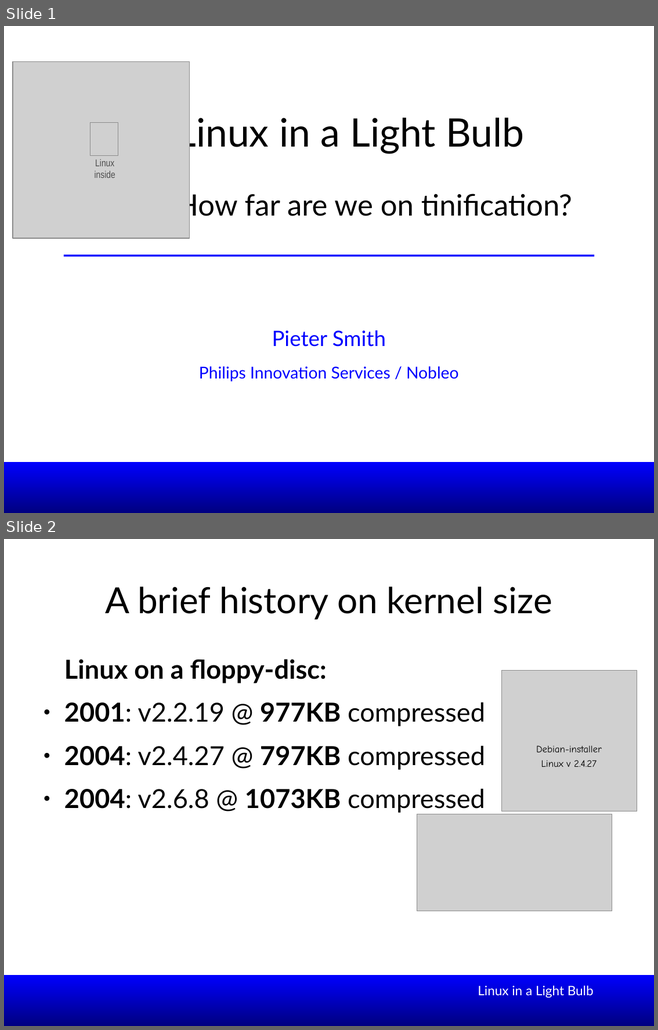
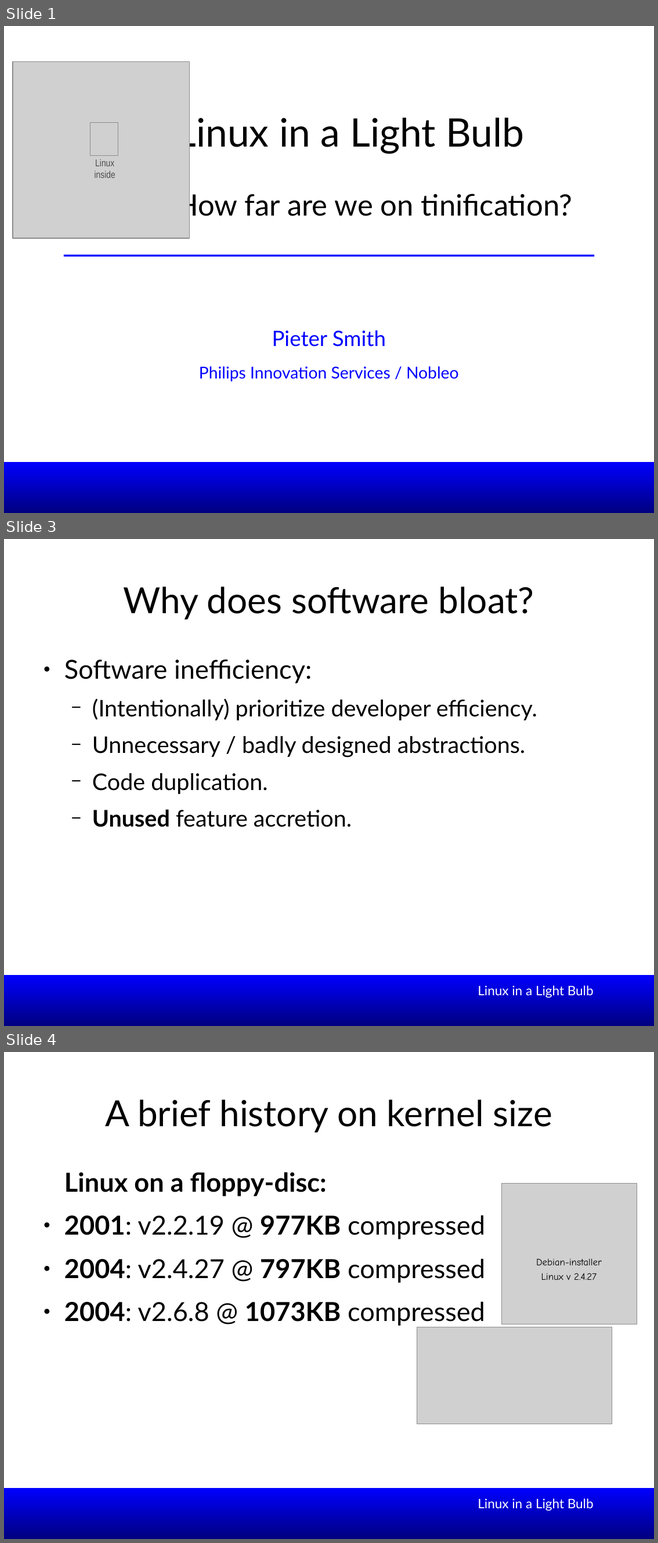
Before and after one commit to smipi1/elce2015, a slide deck: presentations/Linux_In_a_Lightbulb-Where_are_we_on_tinification-ELCE2015.odp. Shown one above the other, each under a label of ours: slides 1 and 2 before the commit, slides 1, 3 and 4 after it; the slides between them are not shown. The pictures are 658x1030 and 658x1543 pixels, drawn with LibreOffice and Linux fonts; fonts in the diff are those of the drawing; grey boxes stand for pictures; background and template pictures are left out. Boxes give left, top, right and bottom in pixels: in the first picture for what was removed or moved away, otherwise in the second. Text is boxed around its words. In the diff, an @@ line names an element or a change of style, - is before the commit and + after.

```diff
--- a/presentations/Linux_In_a_Lightbulb-Where_are_we_on_tinification-ELCE2015.odp
+++ b/presentations/Linux_In_a_Lightbulb-Where_are_we_on_tinification-ELCE2015.odp
@@ slide 3 added at (4, 539, 654, 1026), background #FFFFFF; not listed: 1 template element that a slide beside it also shows @@
@@ title added at (123, 587, 534, 620), 44 pt, text #000000 @@
+Why does software bloat?
@@ text added at (64, 659, 537, 827), 28 pt, text #000000 @@
+● Software inefficiency:
+  − (Intentionally) prioritize developer efficiency.
+  − Unnecessary / badly designed abstractions.
+  − Code duplication.
+  − Unused feature accretion.
@@ text added at (477, 986, 593, 998), 16 pt, text #FFFFFF @@
+Linux in a Light Bulb
@@ what was slide 2 is now slide 4 @@
```
Also in this commit, not shown: 2 slides changed, 3 other slides added, 1 other file.
